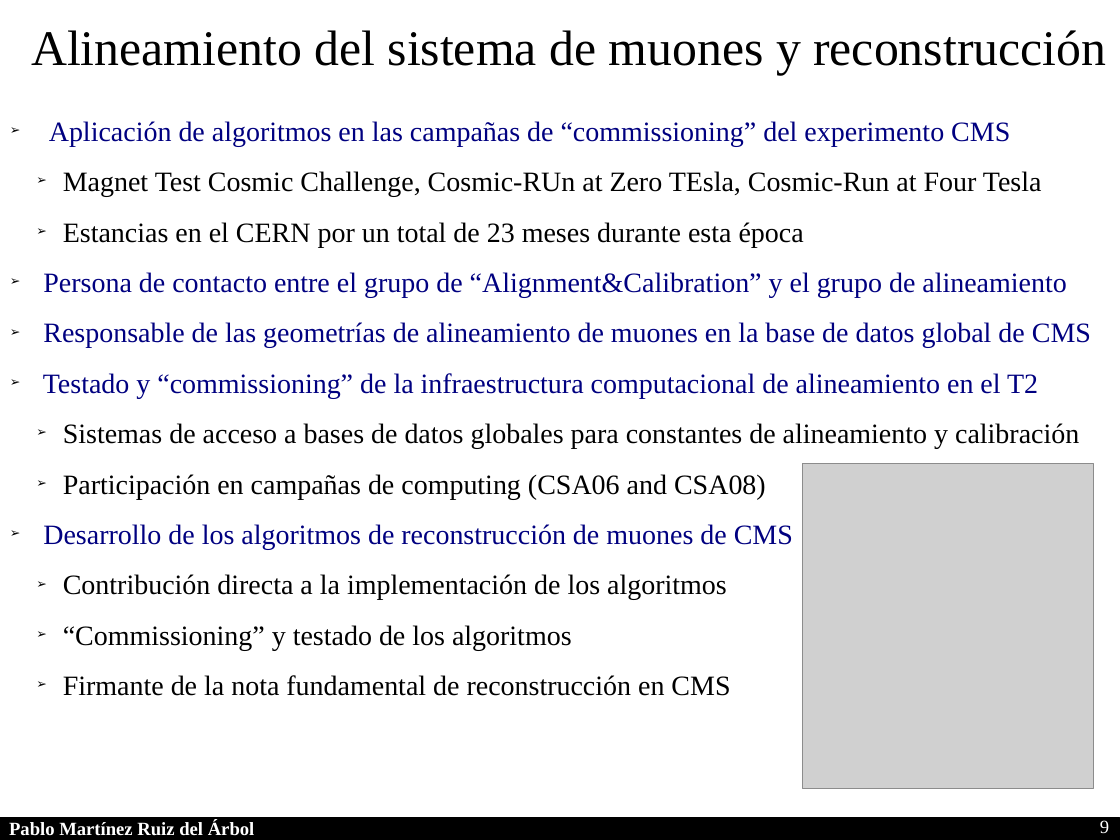
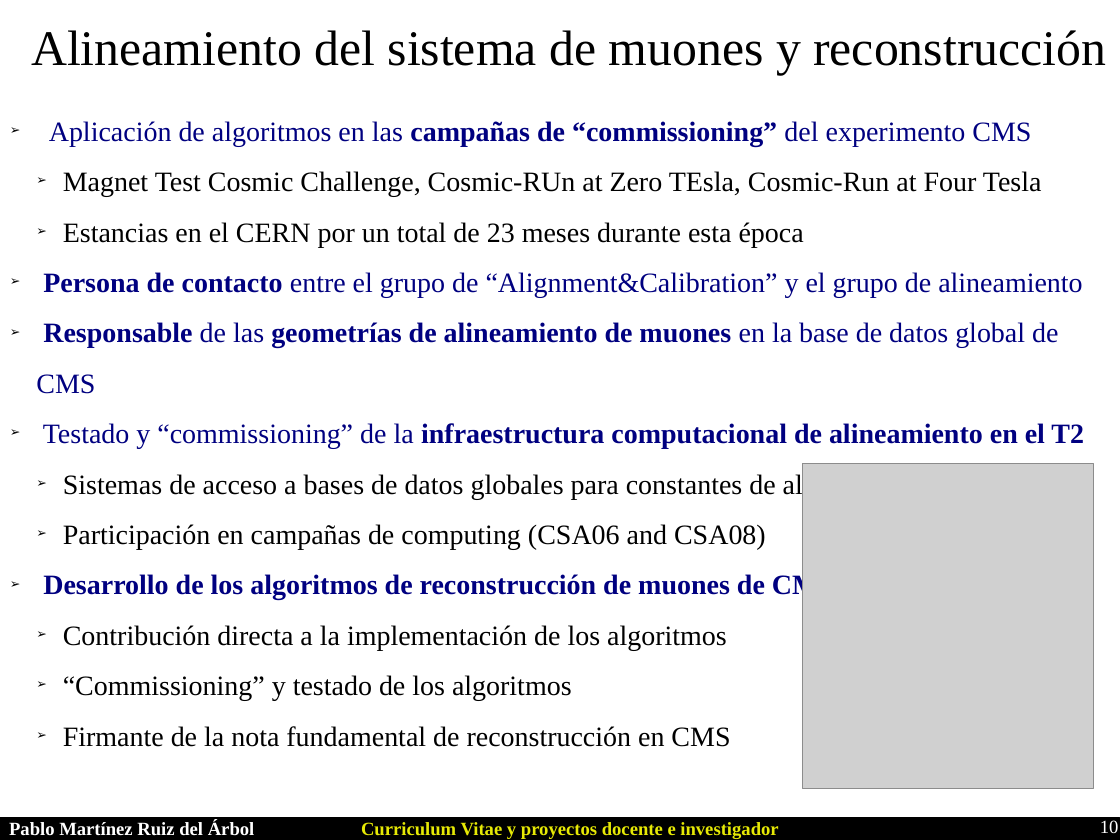
Before and after one commit to parbol/Plaza, a slide deck: slide 10 of Presentacion/Presentacion.odp (slide 9 before the commit). Drawn at 1120x840 pixels with LibreOffice and Linux fonts; fonts in the diff are those of the drawing; grey boxes stand for pictures. Boxes give left, top, right and bottom in pixels: in the first picture for what was removed or moved away, otherwise in the second. Text is boxed around its words. In the diff, an @@ line names an element or a change of style, - is before the commit and + after.

```diff
--- a/Presentacion/Presentacion.odp
+++ b/Presentacion/Presentacion.odp
@@ text at [36, 121, 1084, 600]: bold on in "campañas de “commissioning”", "Persona de contacto", "Responsable geometrías de alineamiento de muones", "infraestructura computacional de alineamiento en el T2" and 1 more places @@
@@ text added at [361, 822, 778, 839], 12 pt, text #E6E905, bold @@
+Curriculum Vitae y proyectos docente e investigador
@@ page number at [1100, 820, 1119, 833]: text changed @@
-9
+10
```
Also in this commit, not shown: 17 other slides changed, 3 slides added, 2 slides removed.
